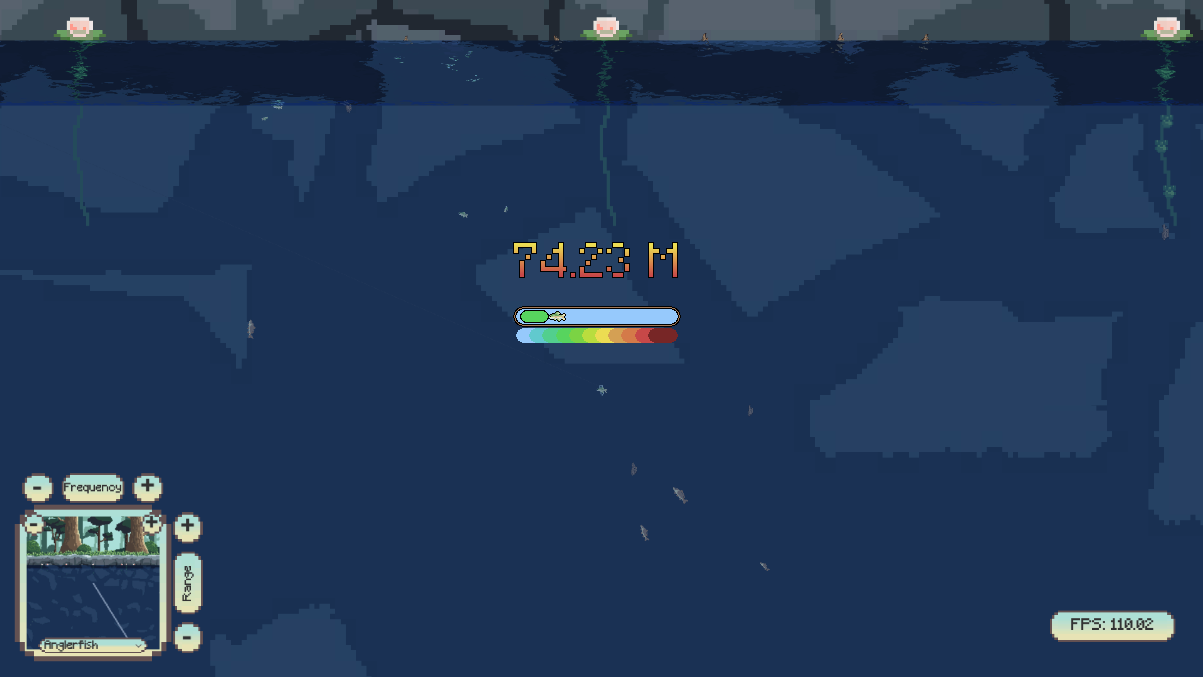
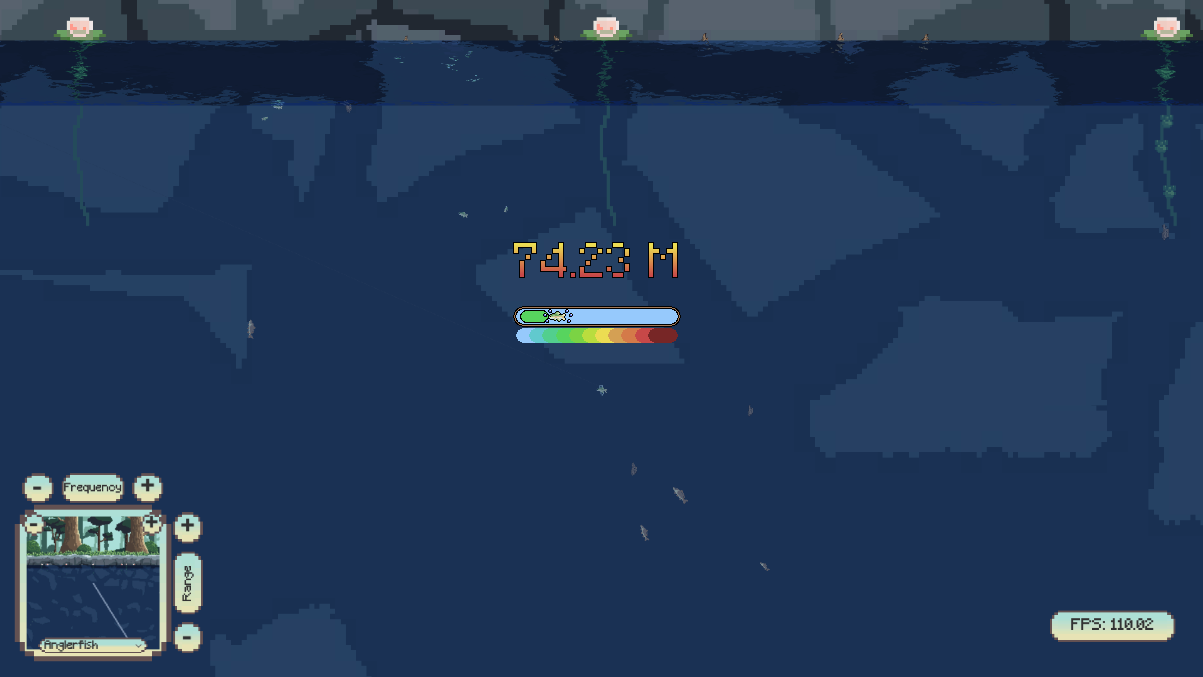
Revision of a layered 1203px x 677px image; what changed, layer by layer:
added layer "Swimming Icon" in group "SDV/Fable Mix" over <box>543,309,573,323</box>
